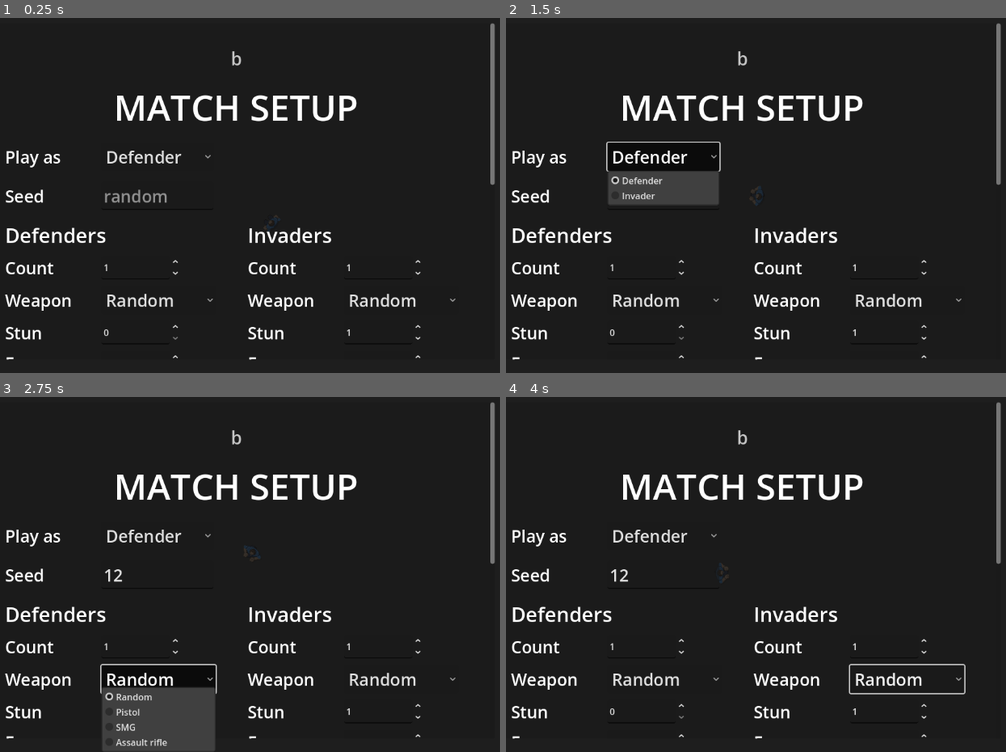
Above: before the commit, frames 1-4 (two rows, left to right).
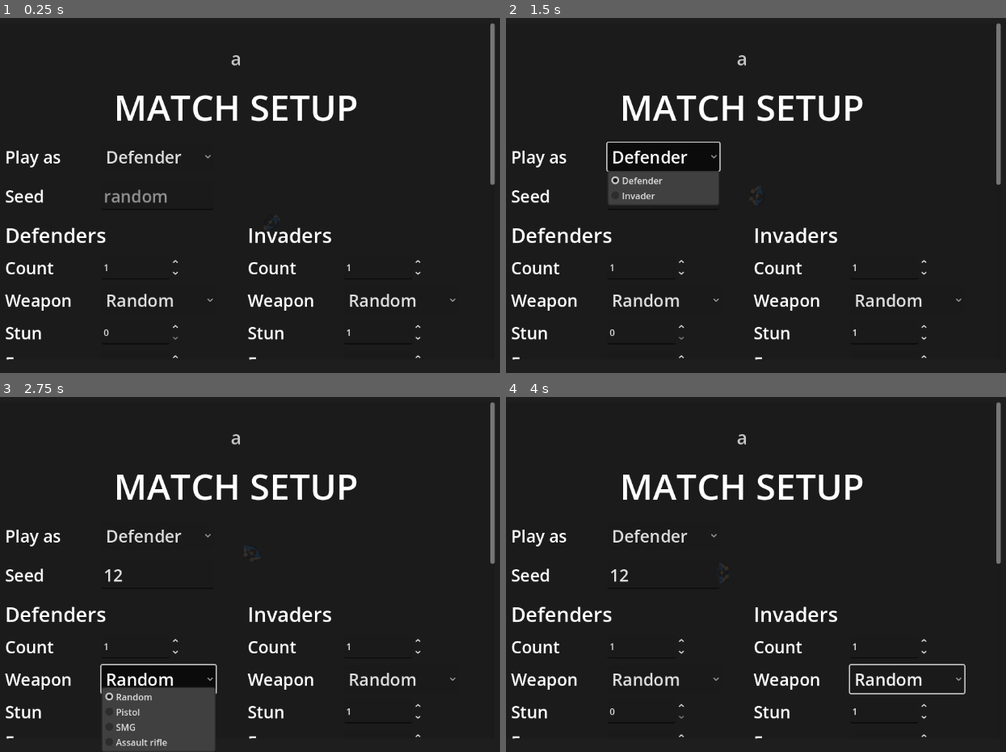
Above: after the commit, the same moments.

Repository: AnthonyThomasson/Example-Godot
Game: Godot game, scene res://scenes/main.tscn
Same seed, same stepped clock (60 frames per second), same inputs: the game is played once before the commit and once after it.
Inputs (mouse positions are in pixels of both pictures, inside the frame that each line leads up to):
- Up to frame 1 (0.25 s): no input
- Up to frame 2 (1.5 s): click (661, 195) at 0.52 s; type "12" at 0.6 s; click "Defender" at 1.25 s
- Up to frame 3 (2.75 s): click "Random" at 2 s
- Up to frame 4 (4 s): click "Random" at 2.75 s; tap Enter at 3.5 s; move the mouse to (886, 553) at 3.52 s; hold Up from 3.53 s (still down); tap S (camera_down) at 3.6 s; click (886, 553) at 3.67 s

The runs differ from the first frame. In frame 1, less than 0.1% of the frame differs, in the area x 46-49%, y 9-14%; in frame 2, less than 0.1%; in frame 3, less than 0.1%; in frame 4, less than 0.1%.

Commit message:
Inline the one-line _room forward to SnapshotVocab.room_by_key
Checklist R11.

Co-Authored-By: Claude Fable 5.1 <noreply@anthropic.com>

Diff:
--- a/scenes/ai/perception/snapshot/snapshot_options.gd
+++ b/scenes/ai/perception/snapshot/snapshot_options.gd
@@ -449,7 +449,7 @@
 	var options: Array = []
 	for p in picks.slice(0, _v.max_options_per_level):
 		var e: Dictionary = p["e"]
-		var room := _room(rooms, e["into"])
+		var room := SnapshotVocab.room_by_key(rooms, e["into"])
 		var place := "the doorway into the %s" % _v.room_name(room["type"]) if p["status"] == "unsearched" \
 			else "the doorway to the %s" % _v.compass((e["pos"] as Vector2) - self_pos)
 		options.append({ "id": e["id"], "label": place,
@@ -477,11 +477,6 @@
 	for opt in entries.get("options", []):
 		out[str(opt["params"]["into"])] = true
 	return out
-
-
-## The room with key `key` in `rooms`, or {}.
-func _room(rooms: Array, key: String) -> Dictionary:
-	return SnapshotVocab.room_by_key(rooms, key)
 
 
 ## Unexplored parts of the house (rooms not yet seen), named by direction only — the NPC doesn't know
